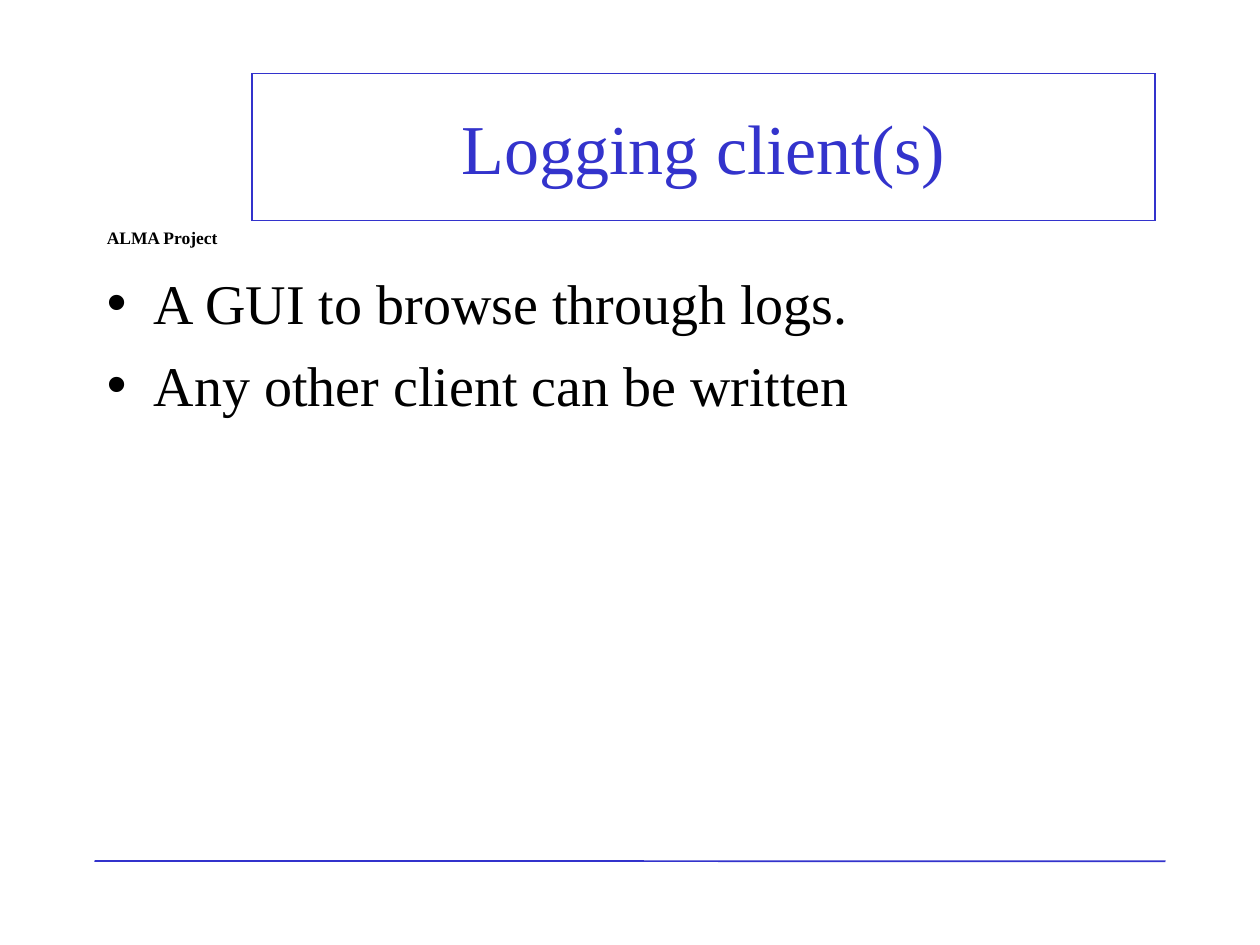
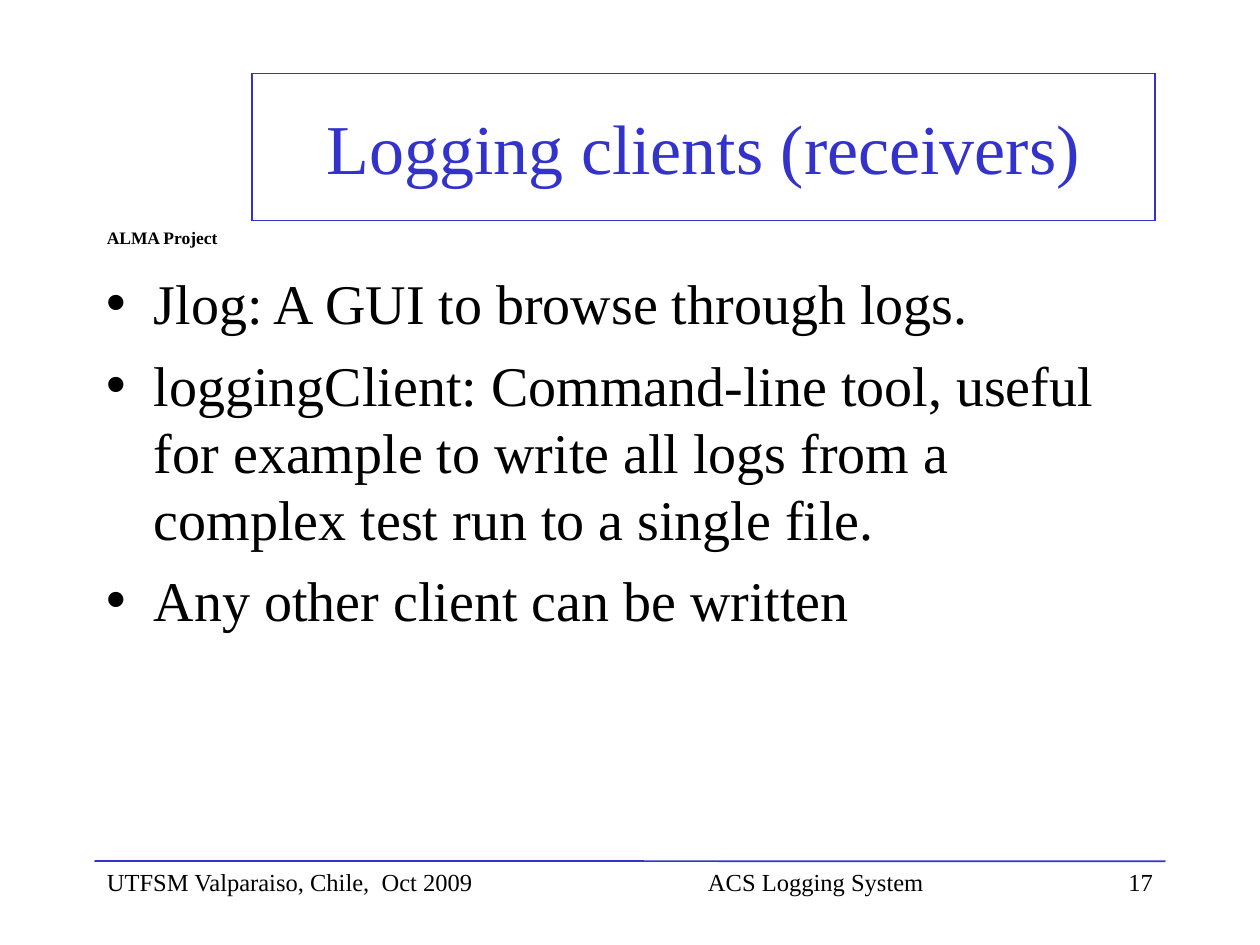
Before and after one commit to ACS-Community/ACS, a slide deck: slide 17 of Documents/ACS-Course/ACSCourse-ACSLoggingSystem.ppt (slide 12 before the commit). Drawn at 1260x945 pixels with LibreOffice and Linux fonts; fonts in the diff are those of the drawing; background and template pictures are left out. Boxes give left, top, right and bottom in pixels: in the first picture for what was removed or moved away, otherwise in the second. Text is boxed around its words. In the diff, an @@ line names an element or a change of style, - is before the commit and + after.

```diff
--- a/Documents/ACS-Course/ACSCourse-ACSLoggingSystem.ppt
+++ b/Documents/ACS-Course/ACSCourse-ACSLoggingSystem.ppt
@@ title at (327,125,1080,188): text changed @@
-Logging client(s)
+Logging clients (receivers)
@@ text at (154,285,1093,551): text changed @@
-• A GUI to browse through logs.
+• Jlog: A GUI to browse through logs.
+• loggingClient: Command-line tool, useful for example to write all logs from a complex test run to a single file.
@@ text added at (107,874,472,897), 14 pt, text #000000 @@
+UTFSM Valparaiso, Chile, Oct 2009
@@ text added at (708,874,923,897), 14 pt, text #000000 @@
+ACS Logging System
@@ page number at (1128,875,1153,891): text changed; text colour #FFFFFF to #000000 @@
-12
+17
```
Also in this commit, not shown: 6 other slides changed, 11 slides added, 6 slides removed.
